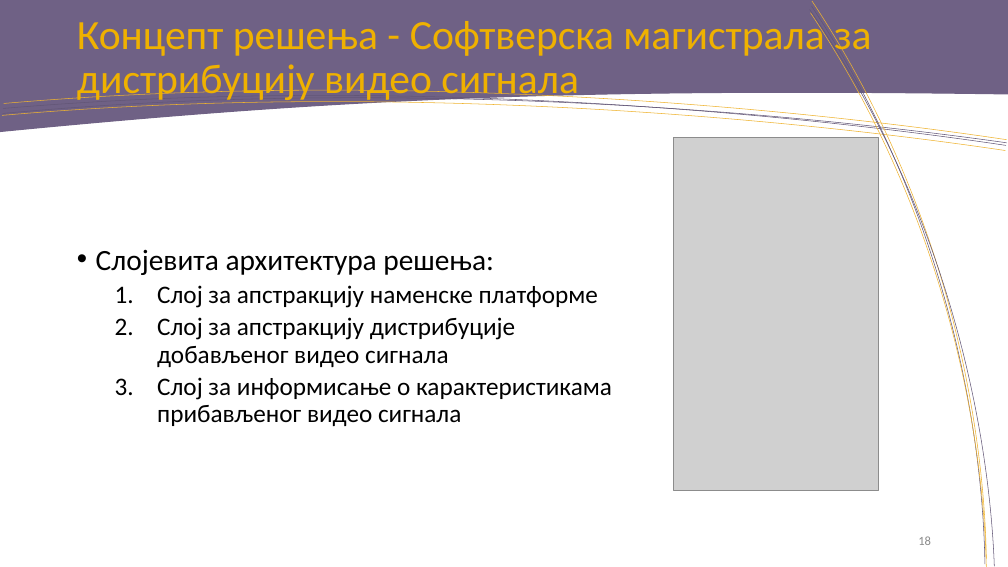
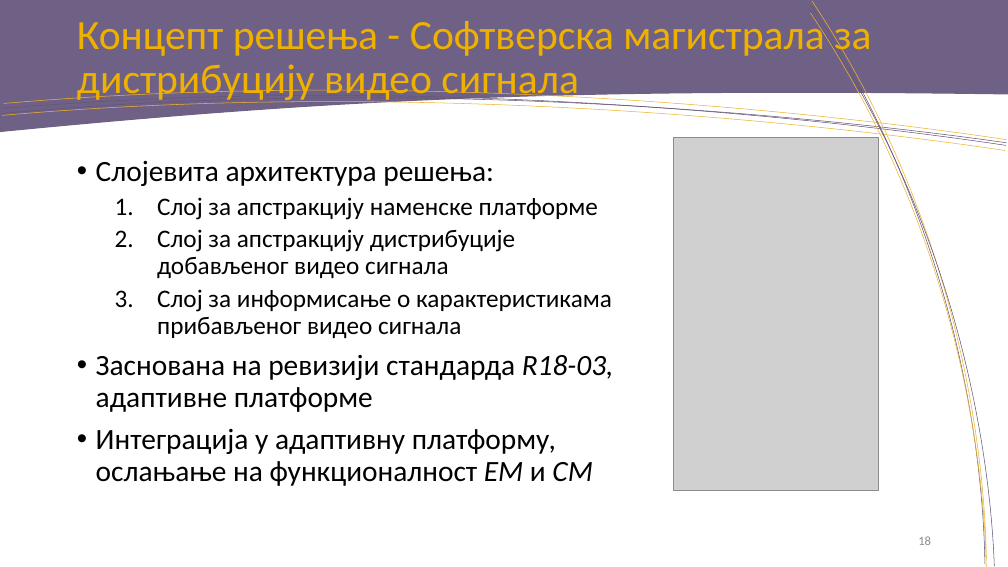
Before and after one commit to rondor1/msc, a slide deck: slide 18 of msc-e28-2018-pres.pptx. Drawn at 1008x567 pixels with LibreOffice and Linux fonts; fonts in the diff are those of the drawing; grey boxes stand for pictures; background and template pictures are left out. Boxes give left, top, right and bottom in pixels: in the first picture for what was removed or moved away, otherwise in the second. Text is boxed around its words. In the diff, an @@ line names an element or a change of style, - is before the commit and + after.

```diff
--- a/msc-e28-2018-pres.pptx
+++ b/msc-e28-2018-pres.pptx
@@ text at (96,355,614,486): paragraphs added @@
+• Заснована на ревизији стандарда R18-03, адаптивне платформе
+• Интеграција у адаптивну платформу, ослањање на функционалност EM и CM
```
Also in this commit, not shown: 11 other slides changed, 2 slides added, 1 slide removed.
